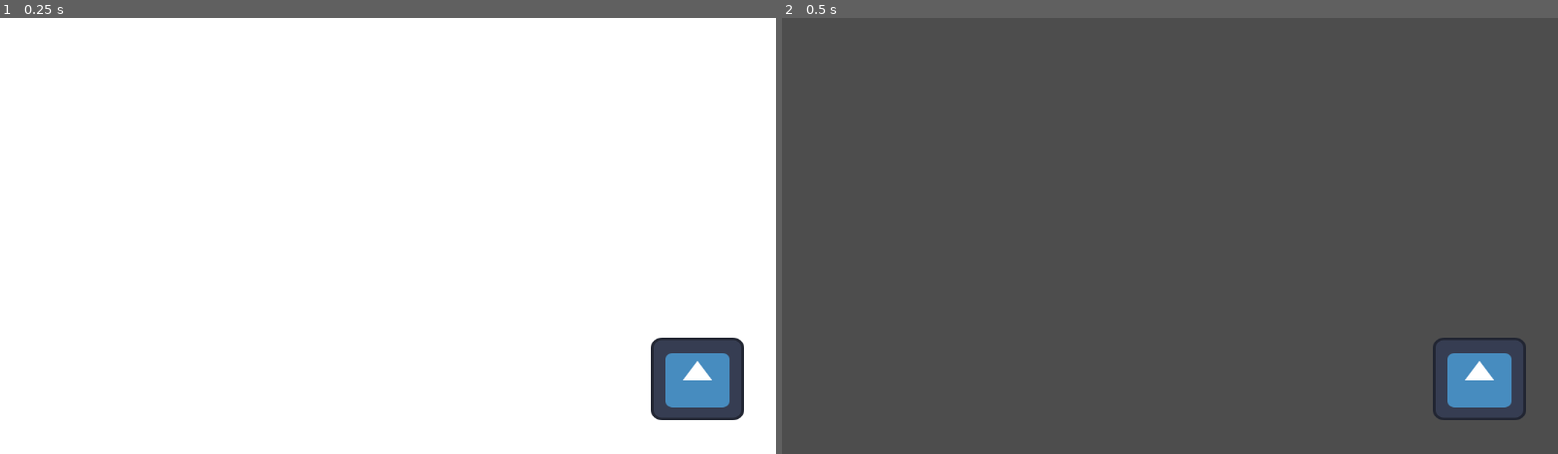
Above: before the commit, frames 1-2 (left to right).
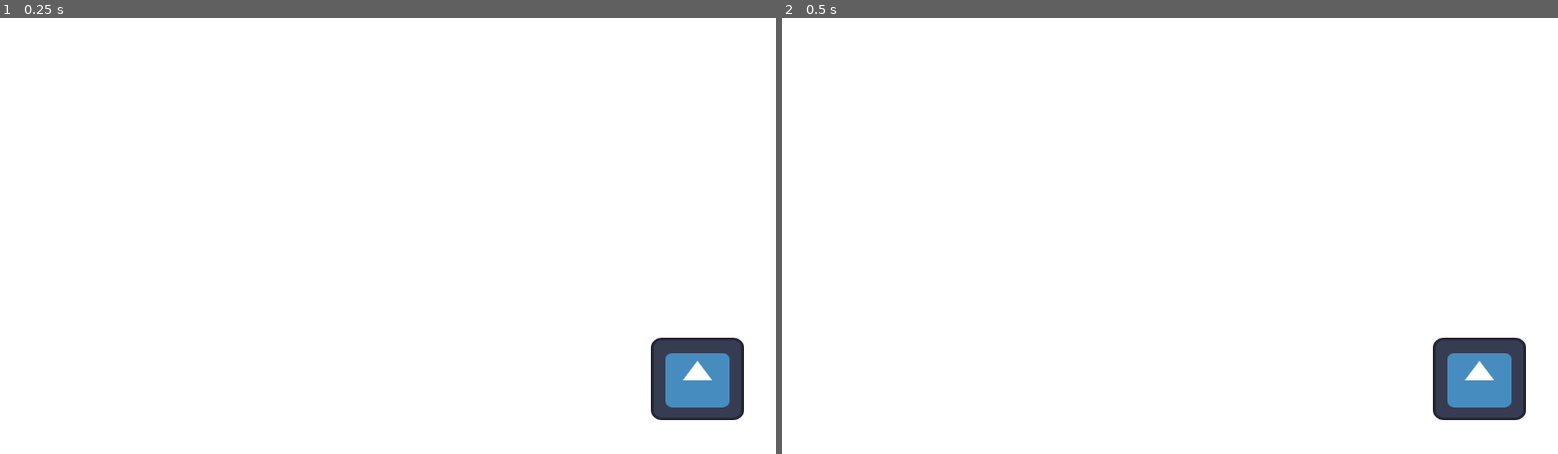
Above: after the commit, the same moments.

Repository: abody2k/field-combat-3D
Game: Godot game, scene res://scenes/main.tscn
Same seed, same stepped clock (60 frames per second), same inputs: the game is played once before the commit and once after it. The engine's default icon, where the game draws it, is replaced by a stand-in: a white triangle on a blue panel in a dark square.
Inputs:
- Up to frame 1 (0.25 s): no input
- Up to frame 2 (0.5 s): no input

Frame 1 is identical in both runs. In frame 2, 98% of the frame differs, in the area x 0-100%, y 0-100%.

Commit message:
fixed helicopter moving, rotation and attacking

Diff:
--- a/scenes/helicopter.tscn
+++ b/scenes/helicopter.tscn
@@ -14,20 +14,25 @@
 script = ExtResource("1_il1gw")
 
 [node name="MeshInstance3D" type="MeshInstance3D" parent="."]
-transform = Transform3D(1, 0, 0, 0, 1, 0, 0, 0, 2.66822, 0, 0, 0)
+transform = Transform3D(-1, 0, -2.33263e-07, 0, 1, 0, 8.74228e-08, 0, -2.66822, 2.12992e-08, 0, 0.487269)
 mesh = SubResource("BoxMesh_jt1ai")
 
 [node name="MeshInstance3D2" type="MeshInstance3D" parent="."]
-transform = Transform3D(1, 0, 0, 0, 1, 0, 0, 0, 0.72638, 0, 0.72596, 0.974537)
+transform = Transform3D(-1, 0, -6.35022e-08, 0, 1, 0, 8.74228e-08, 0, -0.72638, -6.38976e-08, 0.72596, -0.487269)
 mesh = SubResource("BoxMesh_jt1ai")
 
 [node name="CollisionShape3D" type="CollisionShape3D" parent="."]
+transform = Transform3D(-1, 0, -8.74228e-08, 0, 1, 0, 8.74228e-08, 0, -1, 2.12992e-08, 0, 0.487269)
 shape = SubResource("BoxShape3D_o1hdj")
 
 [node name="shootingTimer" type="Timer" parent="."]
 
 [node name="enemeyDetector" type="Area3D" parent="."]
+transform = Transform3D(-1, 0, -8.74228e-08, 0, 1, 0, 8.74228e-08, 0, -1, 2.12992e-08, -4.388, 0.487269)
 
 [node name="boundary" type="CollisionShape3D" parent="enemeyDetector"]
 transform = Transform3D(1, 0, 0, 0, 1, 0, 0, 0, 1, 0, 1.98835, 0)
 shape = SubResource("BoxShape3D_c57ry")
+
+[node name="aim" type="Node3D" parent="."]
+transform = Transform3D(1, 0, 0, 0, 1, 0, 0, 0, 1, 0, -1.49883, -1.83218)
--- a/scenes/main.tscn
+++ b/scenes/main.tscn
@@ -57,7 +57,7 @@
 shootingRange = 5.0
 
 [node name="Enj" type="Node3D" parent="."]
-transform = Transform3D(1, 0, 0, 0, 1, 0, 0, 0, 1, 34, 0, 7)
+transform = Transform3D(1, 0, 0, 0, 1, 0, 0, 0, 1, 21.2389, 3, 34.9971)
 
 [node name="MeshInstance3D" type="MeshInstance3D" parent="Enj"]
 mesh = SubResource("SphereMesh_oc4nb")
@@ -74,7 +74,7 @@
 shootingRange = 5.0
 
 [node name="UFO" parent="." instance=ExtResource("3_nga5r")]
-transform = Transform3D(-1, 0, -2.53518e-06, 0, 1, 0, 2.53518e-06, 0, -1, 7, 3, 0)
+transform = Transform3D(-1, 0, -2.53518e-06, 0, 1, 0, 2.53518e-06, 0, -1, -15.8273, 3, 29.2805)
 speed = 5.0
 
 [node name="Camera3D" type="Camera3D" parent="UFO"]
@@ -145,10 +145,10 @@
 shootingRange = 10.0
 
 [node name="helicopter" parent="." instance=ExtResource("7_dd536")]
-process_mode = 4
-transform = Transform3D(1, 0, 0, 0, 1, 0, 0, 0, 1, 8.765, 0, 24)
-radius = 12.0
+transform = Transform3D(1, 0, 0, 0, 1, 0, 0, 0, 1, 8.765, 3, 24)
+radius = 10.0
 temporal = 1.3
+speed = 30.0
 
 [node name="anti_air_En" parent="." instance=ExtResource("8_k4dj6")]
 transform = Transform3D(-0.0697565, 0, 0.997564, 0, 1, 0, -0.997564, 0, -0.0697565, 26.5747, 0, 10.6567)
--- a/scripts/Manager.gd
+++ b/scripts/Manager.gd
@@ -17,7 +17,7 @@
 
 
 func saveProgress():
-
+	return
 	var file=FileAccess.open("user://savegame.save",FileAccess.WRITE)
 	file.store_line(JSON.stringify(save()))
 	print("Data is stored")
--- a/scripts/Rocket.gd
+++ b/scripts/Rocket.gd
@@ -12,6 +12,7 @@
 
 
 	velocity=((target- position)* rocketSpeed)
+
 	var result = null
 
 	if move_and_slide():
@@ -36,6 +37,8 @@
 	elif result != null:
 #		print(result)
 		queue_free()
+	if position.distance_squared_to(target) <=1 :
+		queue_free()
 
 
 func _on_timer_timeout():
--- a/scripts/finishingPoint.gd
+++ b/scripts/finishingPoint.gd
@@ -30,6 +30,6 @@
 
 func _on_timer_timeout():
 
-	get_tree().change_scene_to_file("res://scences/statistics.tscn")
+	get_tree().change_scene_to_file("res://scenes/statistics.tscn")
 
 	pass # Replace with function body.
--- a/scripts/helicopter.gd
+++ b/scripts/helicopter.gd
@@ -4,34 +4,69 @@
 @export var radius : float =1.0
 var forward : Vector3 = Vector3.UP * -100
 @export var temporal = 0.0
+var switched=false
+const DIAGNOAL : float = 7.0
+var fliper =0
+const rocket = preload("res://scenes/rocket.tscn")
+##moves toward an object
+func moveInto(delta : float ):
+	look_at(Vector3(target.position.x,3,target.position.z))
+	if switched:
+		if position.distance_squared_to(target.position+ Vector3(DIAGNOAL,0,DIAGNOAL)) < 1 :
+			attack()
+			switched=false
+			fliper+=1
+		velocity = (target.position+ Vector3(DIAGNOAL,0,DIAGNOAL)) - position
+
+		move_and_slide()
+	else:
+
+		if position.distance_squared_to(target.position+ Vector3(-DIAGNOAL,0,-DIAGNOAL)) < 1:
+			attack()
+			switched=true
+			fliper+=1
+		velocity = (target.position+ Vector3(-DIAGNOAL,0,-DIAGNOAL)) - position
+		move_and_slide()
+
+	pass
 func flyAround(delta : float):
-	counter += delta*10
-	position+= Vector3(cos((deg_to_rad(counter))),0,sin(deg_to_rad(counter))) * radius* delta
 
-#	counter = counter - int(counter)
+	print(fliper)
+	if target.position.y >=3 and fliper <3:
+		moveInto(delta)
+		return
+	look_at(Vector3(target.position.x,3,target.position.z))
 
-#	if counter < 0.5 * 5 :
-	return
-	if  int(counter)%int (radius) < radius /2 :
-		position+= Vector3(cos((deg_to_rad(counter))),0,sin(deg_to_rad(counter))) * radius * delta
-		print("doing that")
-	else :
-		if forward == Vector3.UP * -100 :
-			#set a vector so the helicopter will go to
-			forward =  ( (Vector3(cos((counter+0.7)),0,sin((counter+0.7))) * radius))
-#		elif
-		print("doing this")
-		position+= (-position + (Vector3(cos((counter+0.7)),0,sin((counter+0.7))) * radius)) * delta
-#	else :
-		#move directly
-#		pass
-#		position+= Vector3(cos(counter),0,0)* radius * delta
-#		pass
-#	if counter > 5 :
-#		counter=0
-#	move_and_slide()
-	pass
+	counter += delta
+	position+= Vector3(cos(((counter))),0,sin((counter))) * radius * delta
+	print(counter - int(counter))
+	if counter >=2:
+		fliper=0
+		counter=0
+		switched=false
+		print("reseted fliper")
+		attack()
+
+	# if the target is not on ground then move directly into them
+
 func move(delta : float=0):
+
 	velocity = speed * (target.position-position)
+	look_at(Vector3(target.position.x,3,target.position.z))
 	move_and_slide()
 	pass
+
+func attack():
+	#create rocket
+	#make it go to the target
+	#restart the timer
+	var myRocket = rocket.instantiate()
+
+	myRocket.position = $aim.global_position
+	myRocket.target = target.position
+	myRocket.myTeam = team
+	myRocket.rocketSpeed = 10
+	get_parent().add_child(myRocket)
+	(myRocket as CharacterBody3D).look_at(target.position)
+	state = SEARCHING
+	pass
